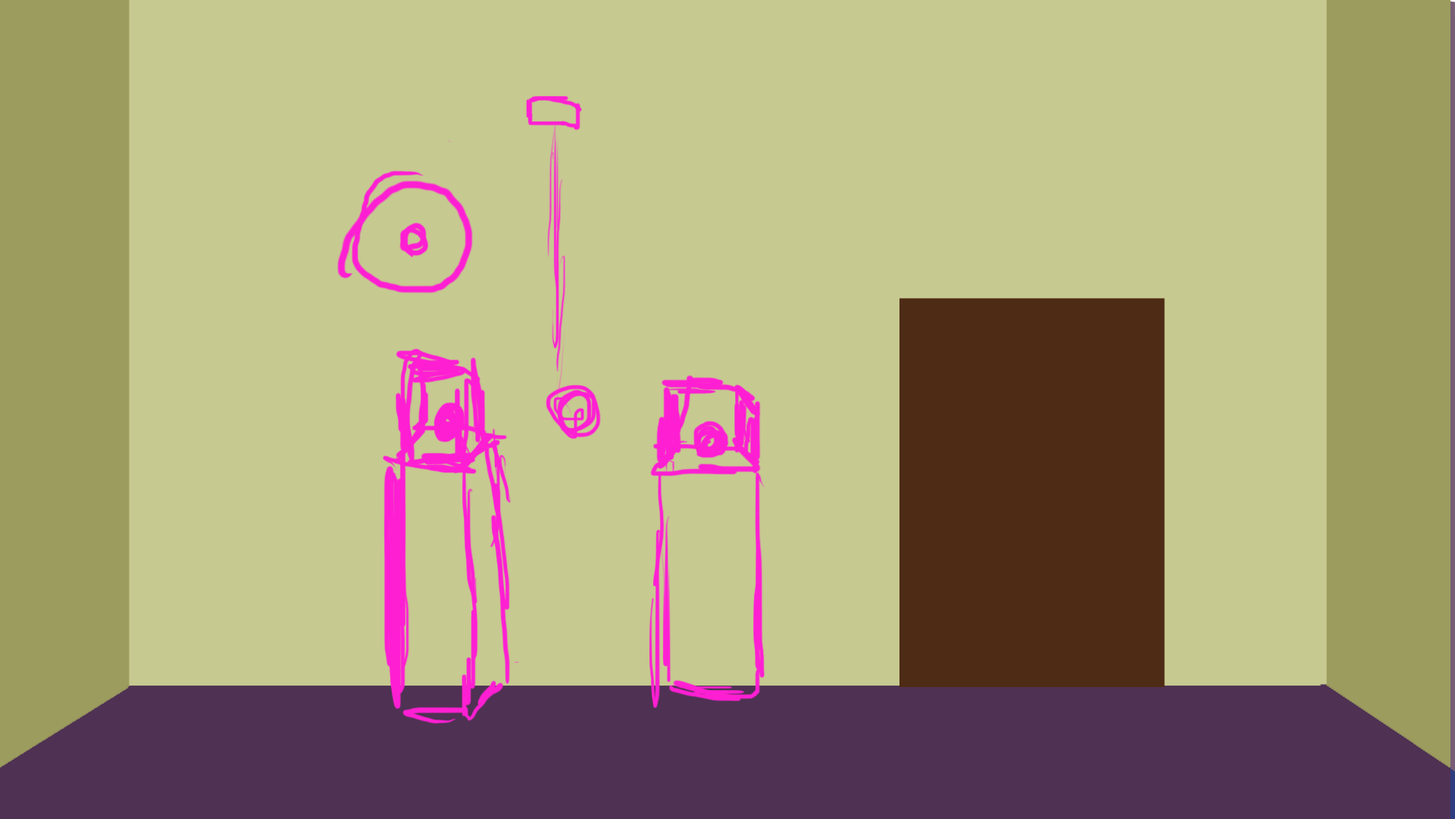
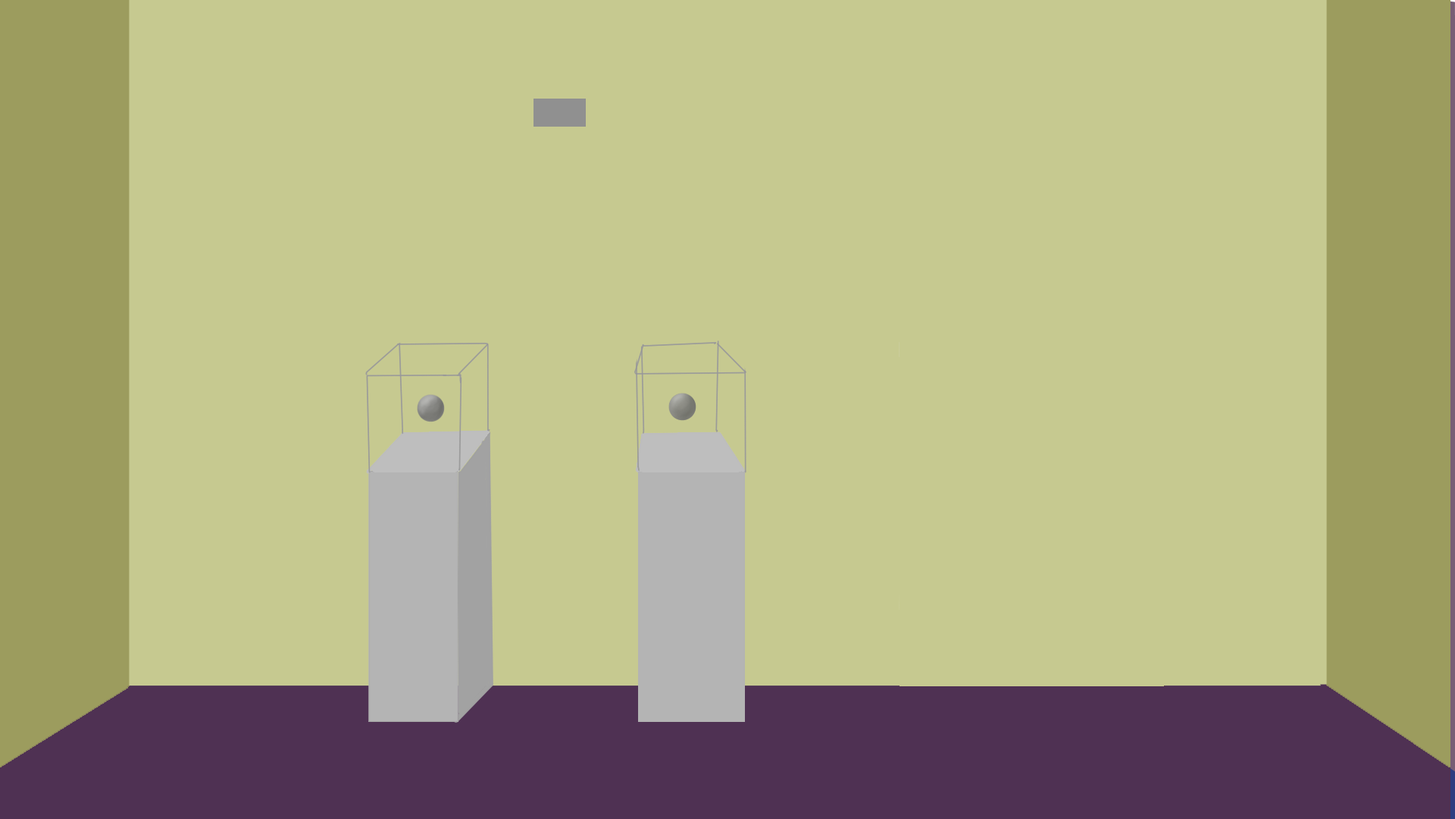
Two versions of the same layered image (1455 × 819). Layer-by-layer changes:
added group "Set1" with 3 layers above "lamp" over [533, 98, 586, 430]
added layer "Layer5" in group "Set1" over [533, 98, 586, 127]
added group "Columns" with 3 layers above "sketch" over [365, 339, 748, 724]
added layer "Layer3" in group "Columns" over [365, 339, 748, 473]
added layer "Layer2" in group "Columns" over [416, 391, 697, 423]
added layer "Layer1" in group "Columns" over [366, 429, 746, 724]
hid "sketch", painted on it over [336, 95, 766, 724]
painted on "Improved copy second wall" over [898, 297, 1166, 687]
